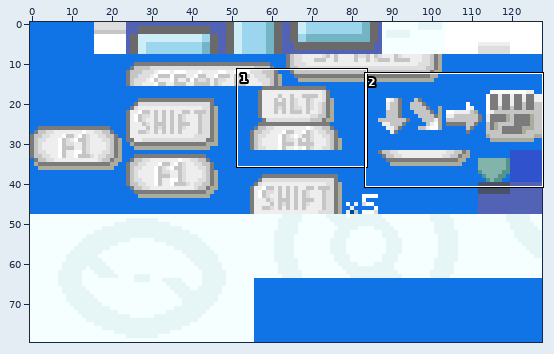
Sprite sheet: graphics/oak_speech/bg_tiles.png. The picture above shows the old version from afar; the outline marks the close-up.
Close-up. Before:
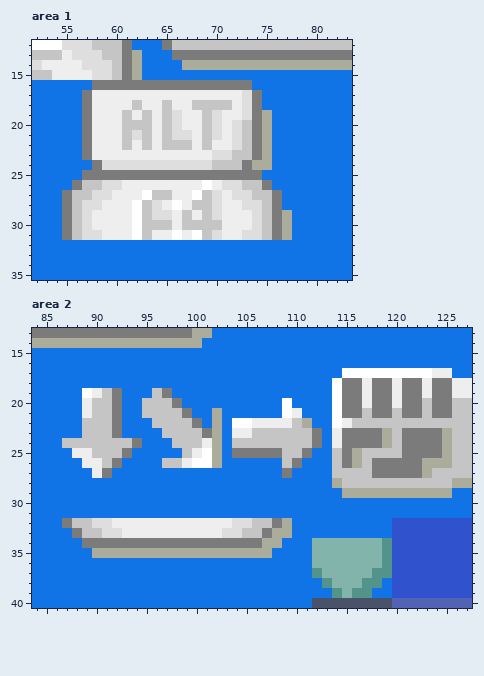
The file is 128x80 pixels. Shown: area 1: x 52..83, y 12..35; area 2: x 84..127, y 13..40. The commit also changed other parts of the picture, which this record leaves out.
After:
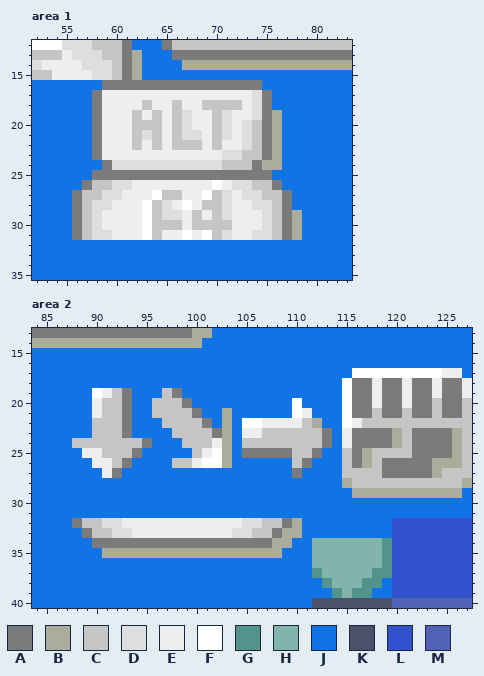
Palette (. is transparent): A #7b7b7b  B #acac9c  C #c5c5c5  D #dedede  E #eeeeee  F #ffffff  G #52948b  H #83b4ac  J #1073e6  K #4a526a  L #3152cd  M #5262b4
Difference:
Changed rows in their new state; - is an unchanged pixel.
Area 1:
first column x 55:
16 ---J---------------A----
17 --JA--------------EDA---
18 --JA---EC-EC-E---CEDA---
19 --JA--ECECECD-ECD-EDAB--
20 --JA--E--CECD-ECDEDCAB--
21 --JA--ECDCEC-DECDEDCAB--
22 --JA--ECECE--CEC-EDCAB--
23 --JA-----------E-D-CAB--
24 ---JA----------D--CA-B--
25 --J-----------------A---
26 -JA-C-D-------EFE-D-CA--
27 JA-C-D--EF-C-EFCDE-D-CA-
28 JAC-D--EFCDEFE-CD-E-DCA-
29 JACD---EFC-DECECD--EDCAB
30 JACD---EF--CE---C--EDCAB
31 JAC-D--EFC-EFEFCD-E-DCAB
Area 2:
first column x 87:
17 ----------------------------J--------F-E
18 ---------------------------JF-AE-AE-AE-A
19 --JFECA--JCA---------------JF-AE-AE-AE-A
20 --JE-CA-J--CA---------JF---JF-AE-AE-AC-A
21 --JE-CA-J---CA-JB-----JFE--JF-AC-AC-AC-A
22 --J--CA--J---CAJBJ-F---ECB-JFE----------
23 --J--CA---J---CABJ-E-----CAJE---ABC---AB
24 J------CA--J--CEBJ-------CAJE---ABC---AB
25 -J-E--CA----JCEFBJ----A-CA-JCAB---C---AB
26 --J-ECA---J-CE-FB-----JCA--JCABC----A--B
27 ---JEA----------------JA---J---C----AB--
28 ---------------------------JB----------C
29 ----------------------------J----------B
32 JA-C-D-----------E-D-CAB----------------
33 -JA-C-D---------E-D-CA-B----------------
34 --J-----------------A-B-----------------
35 ---J-----------------B------------------
Changed places in both close-ups, as pixel boxes (x1, y1, x2, y2):
changed: (62, 80, 302, 240)
changed: (62, 368, 462, 498)
changed: (62, 518, 132, 558)
changed: (222, 518, 302, 558)
